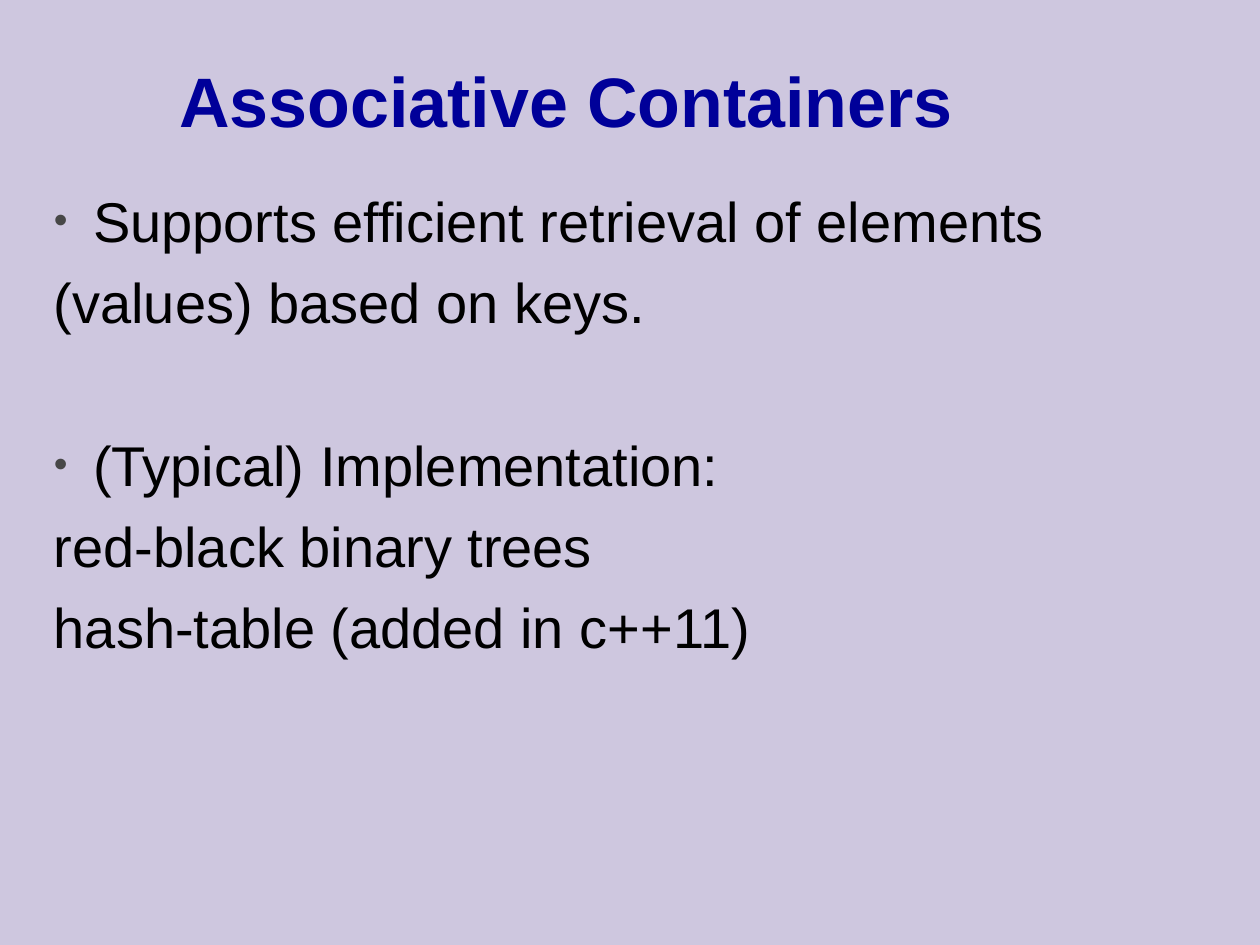
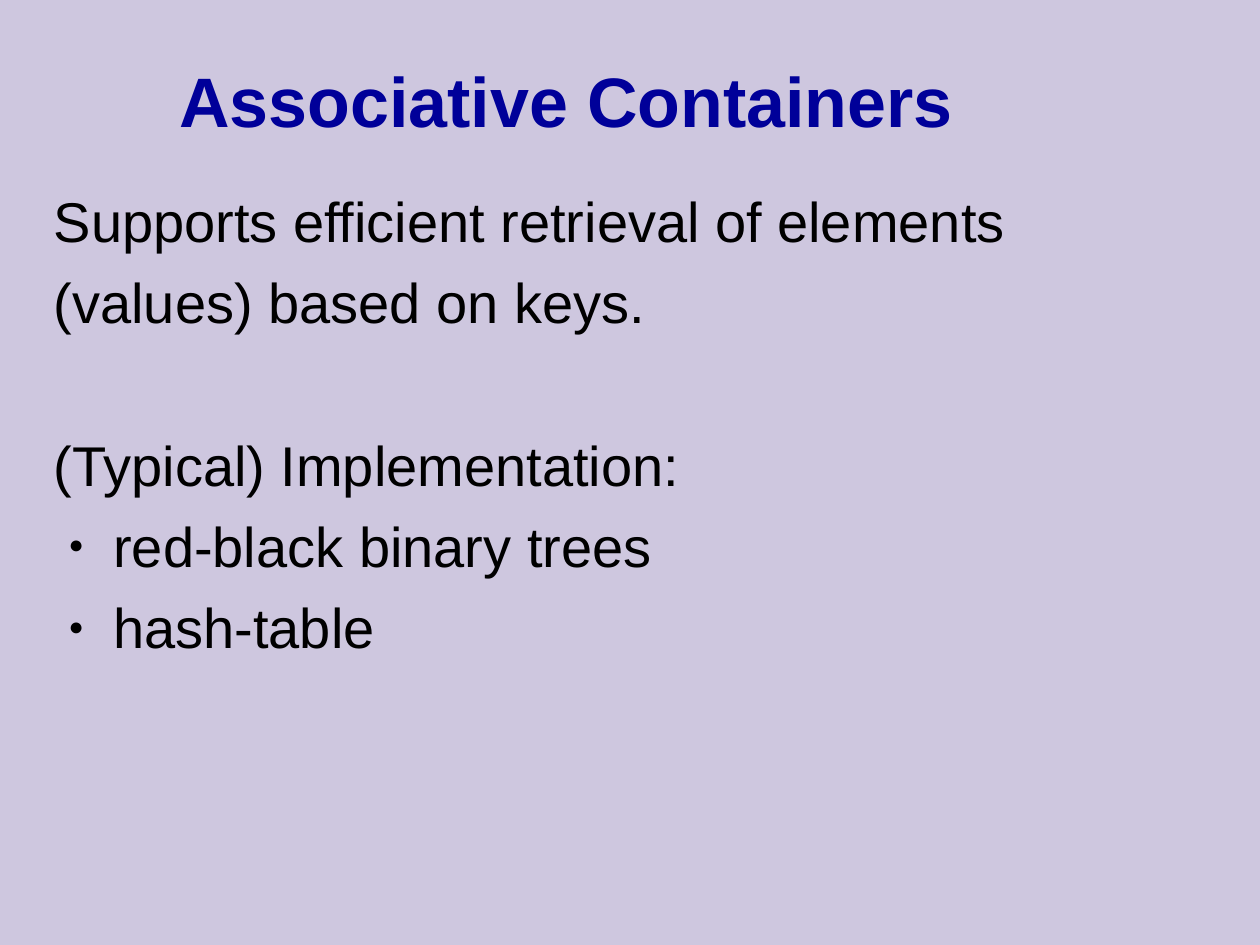
Before and after one commit to cpp-at-ariel/cpp-5779, a slide deck: slide 22 of 10-stl-containers/slides.odp (slide 24 before the commit). Drawn at 1260x945 pixels with LibreOffice and Linux fonts; fonts in the diff are those of the drawing. Boxes give left, top, right and bottom in pixels: in the first picture for what was removed or moved away, otherwise in the second. Text is boxed around its words. In the diff, an @@ line names an element or a change of style, - is before the commit and + after.

```diff
--- a/10-stl-containers/slides.odp
+++ b/10-stl-containers/slides.odp
@@ text at (x1=54, y1=201, x2=1004, y2=578): bullet • to none; bullet none to ● @@
@@ text at (x1=113, y1=607, x2=374, y2=649): text changed @@
-hash-table (added in c++11)
+● hash-table
```
Also in this commit, not shown: 11 other slides changed, 3 slides added, 5 slides removed, 11 other files.
